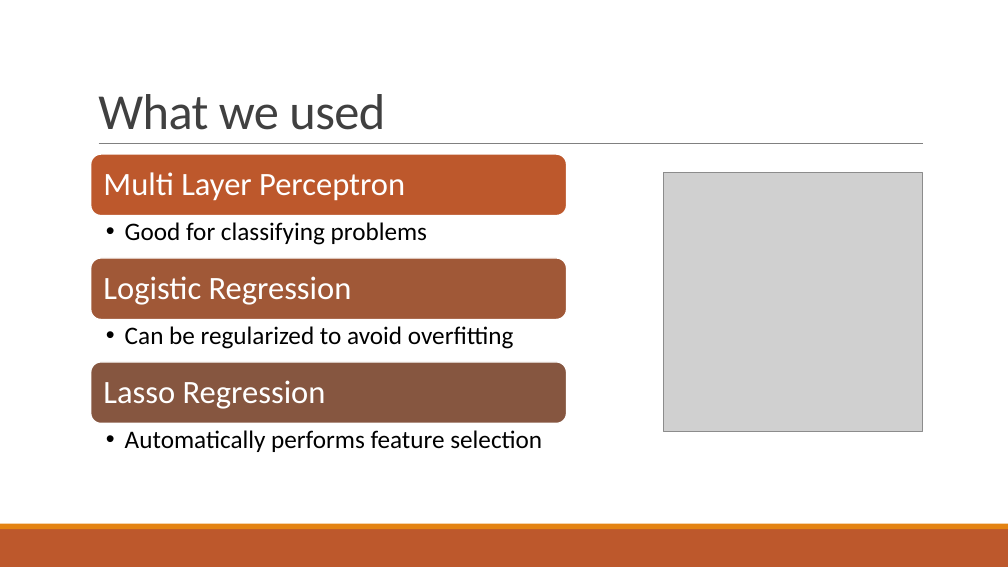
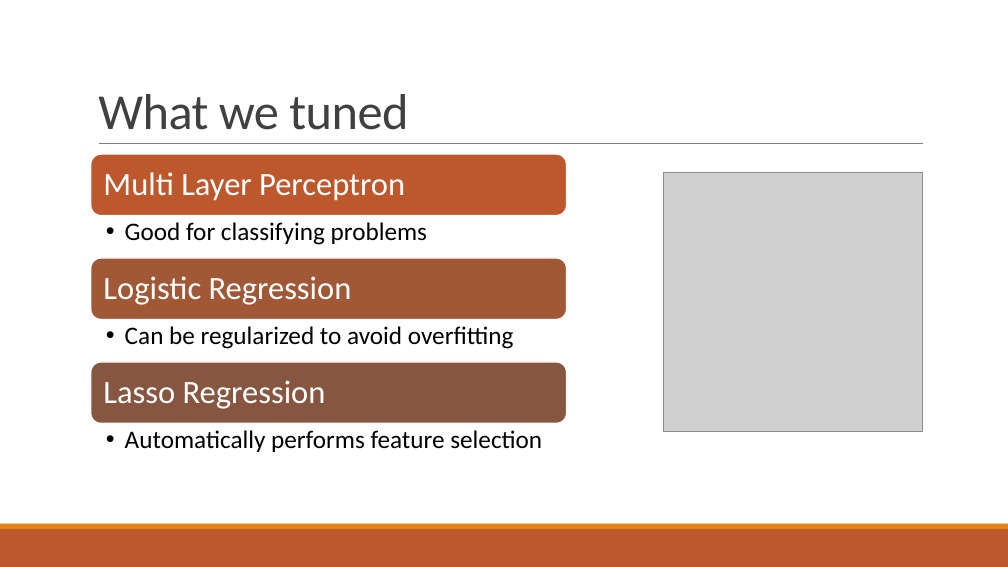
Before and after one commit to suong4554/Machine-Learning-Poly-U, a slide deck: slide 7 of Presentation.pptx. Drawn at 1008x567 pixels with LibreOffice and Linux fonts; fonts in the diff are those of the drawing; grey boxes stand for pictures. Boxes give left, top, right and bottom in pixels: in the first picture for what was removed or moved away, otherwise in the second. Text is boxed around its words. In the diff, an @@ line names an element or a change of style, - is before the commit and + after.

```diff
--- a/Presentation.pptx
+++ b/Presentation.pptx
@@ title at [98,94,408,130]: text changed @@
-What we used
+What we tuned
```
Also in this commit, not shown: 6 other slides changed, 1 slide added, 1 slide removed, 7 other files.
